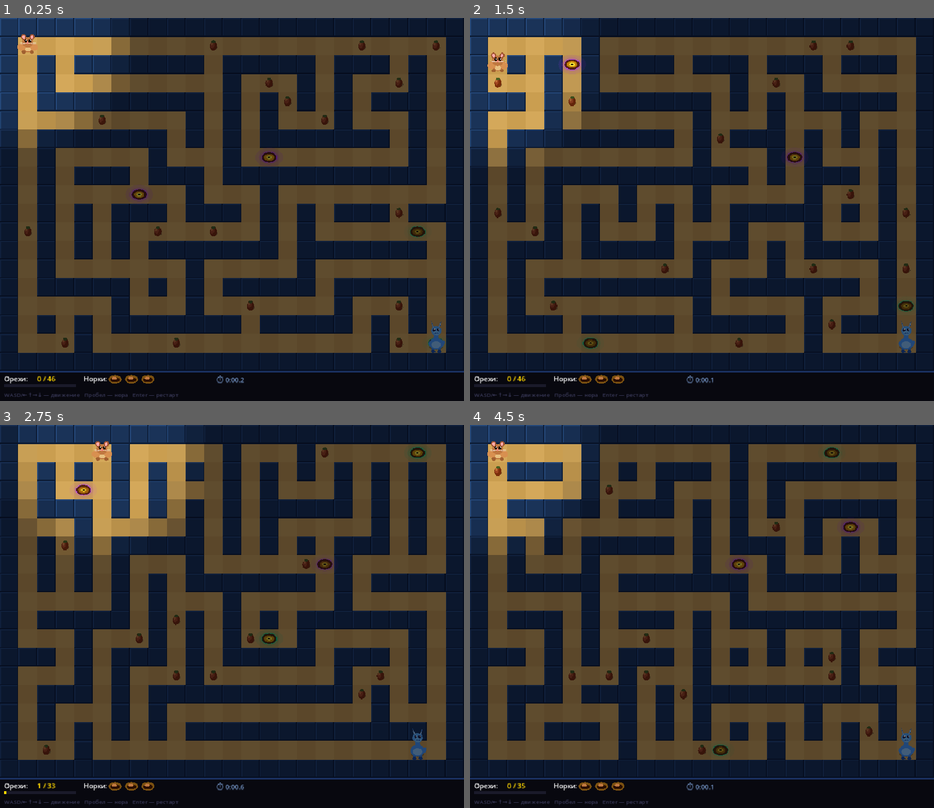
Above: before the commit, frames 1-4 (two rows, left to right).
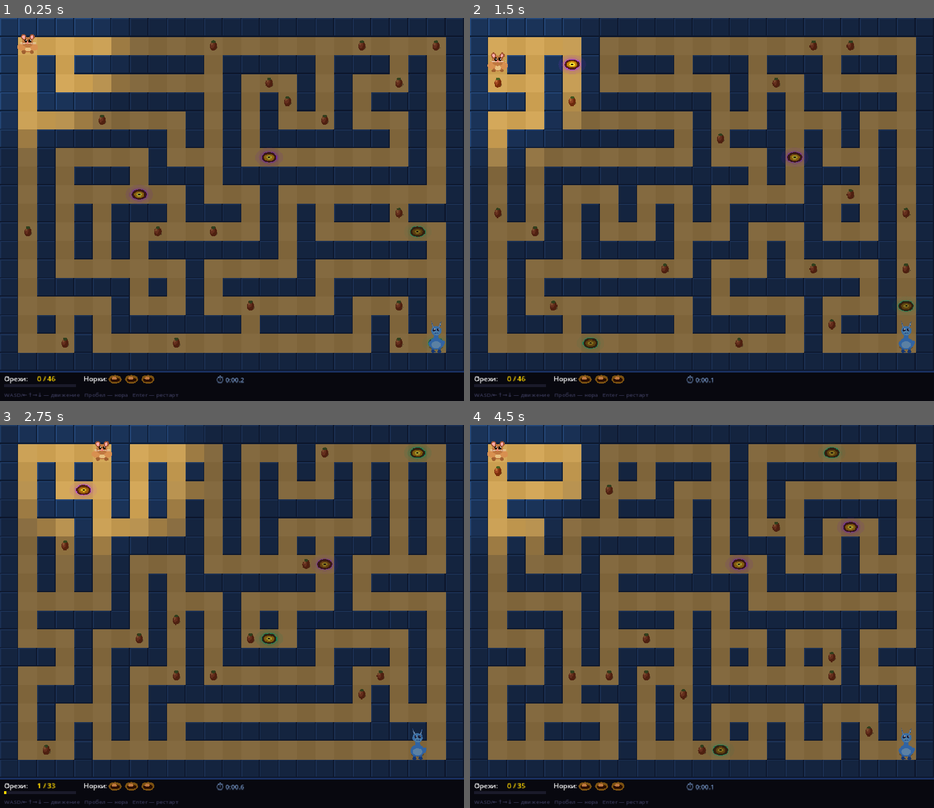
Above: after the commit, the same moments.

Repository: AndriiDiabolus/Diabolus-repository-Godot4-hamster-maze
Game: Godot game, scene res://scenes/Main.tscn
The game is run twice, just before and just after one commit, with the same random seed, the same clock (stepped at 60 frames per second) and the same inputs.
Inputs:
- Up to frame 1 (0.25 s): no input
- Up to frame 2 (1.5 s): tap Enter at 0.5, 0.6 s; hold D 0.53-1.28 s; tap Space at 0.77 s; hold S from 1.28 s (still down); tap Keypad Enter at 1.35 s
- Up to frame 3 (2.75 s): tap Space at 1.52 s; release S at 2.03 s; hold D from 2.03 s (still down); tap Enter at 2.1 s
- Up to frame 4 (4.5 s): release D at 2.78 s; hold W 2.78-3.53 s; tap Keypad Enter at 2.85, 4.35 s; tap Space at 3.02, 3.77 s; hold A from 3.53 s (still down); tap Enter at 3.6 s

The runs differ from the first frame. In frame 1, 40% of the frame differs, in the area x 3-97%, y 5-88%; in frame 2, 40%; in frame 3, 38%; in frame 4, 41%.

Commit message:
Tune fog of war: lighter alpha (0.40) + dark navy tint
Co-Authored-By: Claude Sonnet 4.6 <noreply@anthropic.com>

Diff:
--- a/scripts/main.gd
+++ b/scripts/main.gd
@@ -6,7 +6,7 @@
 # ── Fog of war ────────────────────────────────────────────────────────
 const FOG_INNER_R: float = 3.8   # cells — fully visible
 const FOG_OUTER_R: float = 5.8   # cells — fully fogged
-const FOG_ALPHA:   float = 0.55  # max fog darkness
+const FOG_ALPHA:   float = 0.40  # max fog darkness
 
 # ── Movement timer ────────────────────────────────────────────────────
 const MOVE_INTERVAL: float = 8.0 / 60.0
@@ -637,7 +637,7 @@
 	var ham_cy: float = _ham.y * C.CELL + C.CELL * 0.5
 	var inner_px: float = FOG_INNER_R * C.CELL
 	var outer_px: float = FOG_OUTER_R * C.CELL
-	var fog_color := Color(0.0, 0.0, 0.04)   # rgba(0,0,10) ≈ #00000a
+	var fog_color := Color(0.05, 0.05, 0.10)  # dark navy tint (matches wall theme)
 
 	for r in range(C.ROWS):
 		for col in range(C.COLS):
